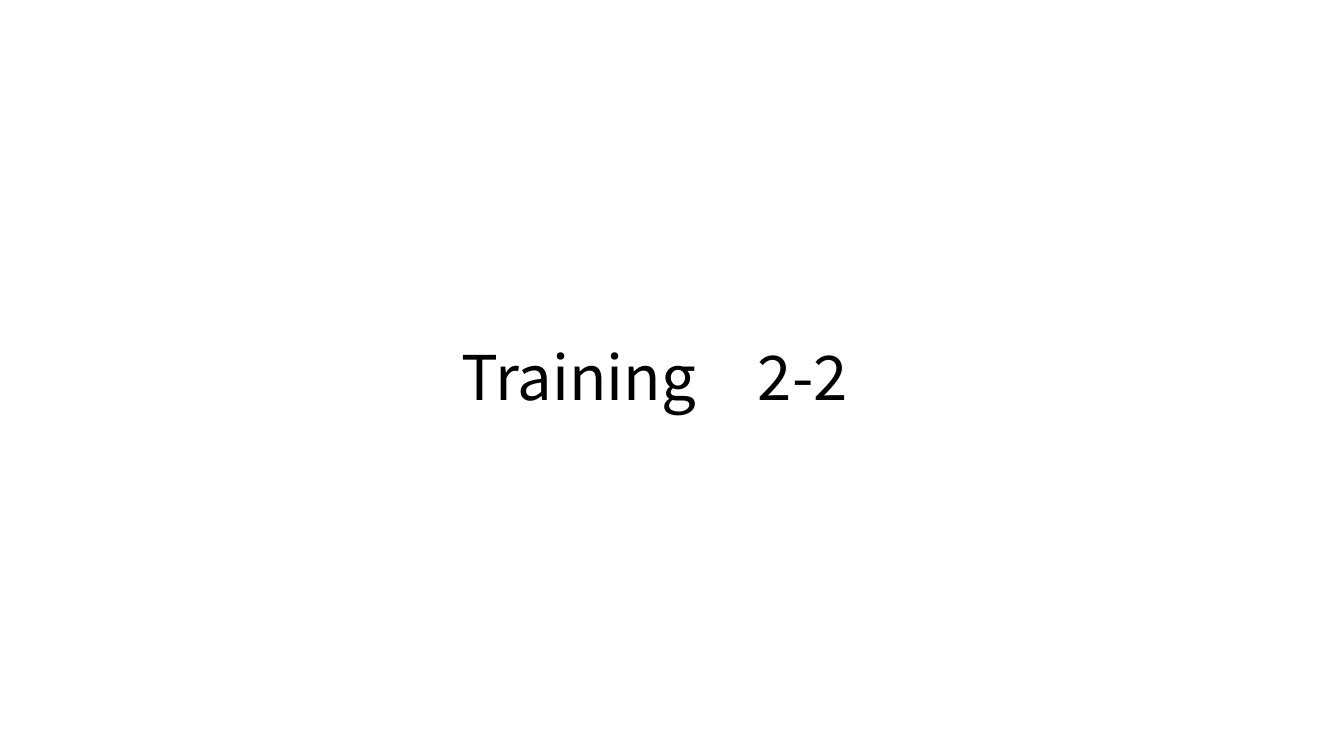
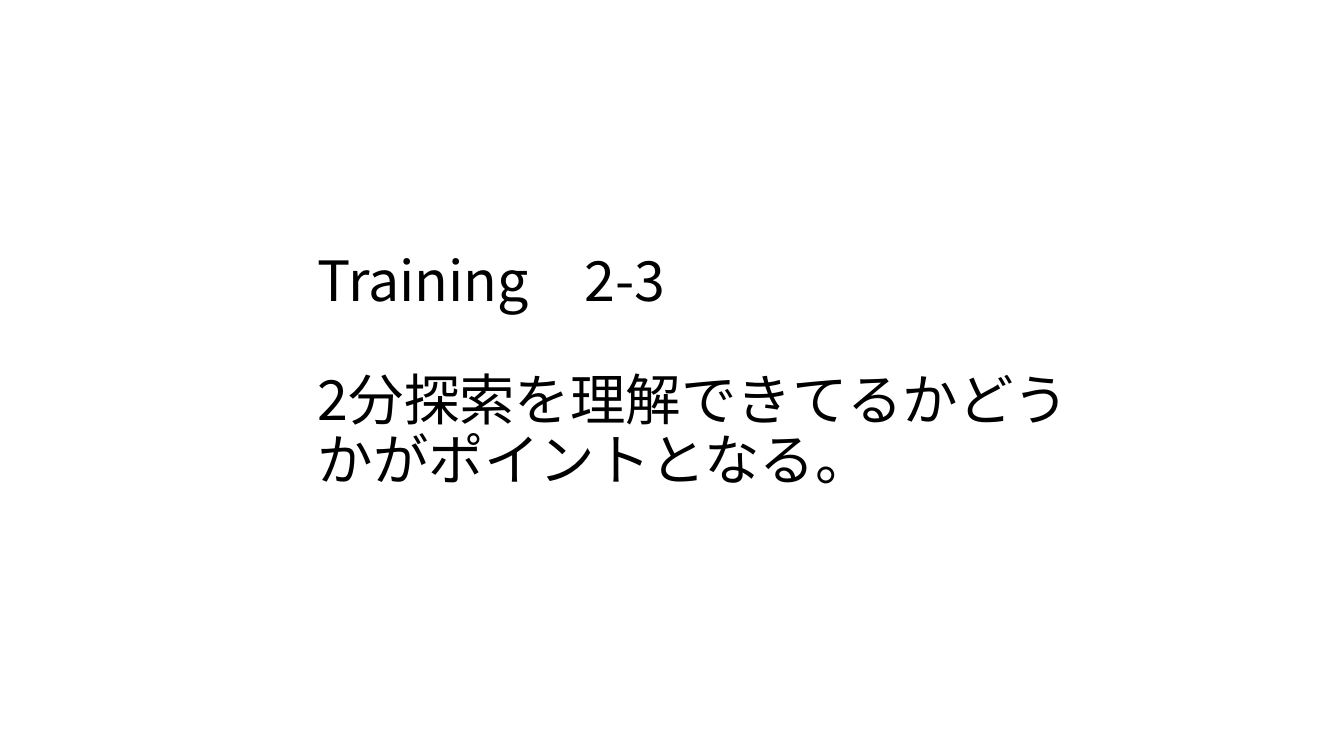
Before and after one commit to masakage/algorithm, a slide deck: slide 9 of docs/第10回探索アルゴリズム.pptx. Drawn at 1344x756 pixels with LibreOffice and Linux fonts; fonts in the diff are those of the drawing. Boxes give left, top, right and bottom in pixels: in the first picture for what was removed or moved away, otherwise in the second. Text is boxed around its words. In the diff, an @@ line names an element or a change of style, - is before the commit and + after.

```diff
--- a/docs/第10回探索アルゴリズム.pptx
+++ b/docs/第10回探索アルゴリズム.pptx
@@ title at (318, 258, 871, 484): text changed; size 44 to 39.6 pt @@
-Training 2-2
+Training 2-3
+2分探索を理解できてるかどうかがポイントとなる。
```
Also in this commit, not shown: 2 other slides changed, 1 other file.
